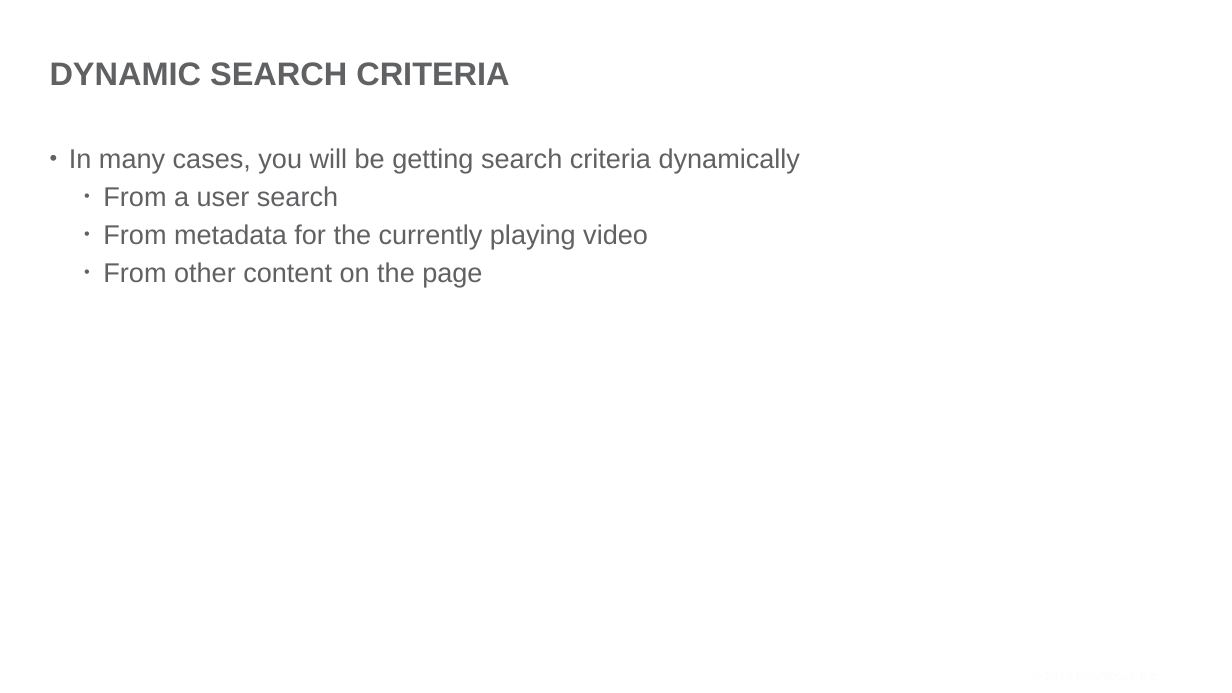
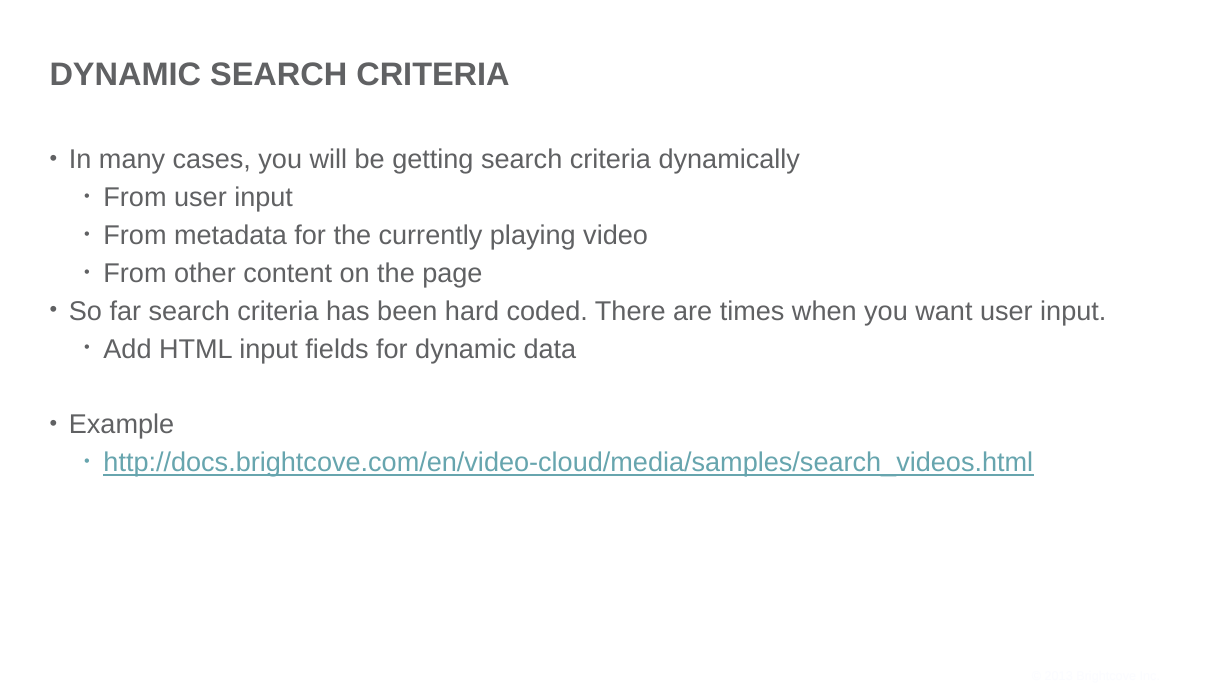
Before and after one commit to BrightcoveLearning/VideoCloudMediaAPI, a slide deck: slide 2 of VideoSessionsMaterials/getting-user-input.pptx. Drawn at 1232x693 pixels with LibreOffice and Linux fonts; fonts in the diff are those of the drawing; background and template pictures are left out. Boxes give left, top, right and bottom in pixels: in the first picture for what was removed or moved away, otherwise in the second. Text is boxed around its words. In the diff, an @@ line names an element or a change of style, - is before the commit and + after.

Commit message:
updates

```diff
--- a/VideoSessionsMaterials/getting-user-input.pptx
+++ b/VideoSessionsMaterials/getting-user-input.pptx
@@ text at <box>103,186,293,211</box>: text changed @@
-  • From a user search
+  • From user input
@@ text at <box>69,300,1106,476</box>: paragraphs added @@
+• So far search criteria has been hard coded. There are times when you want user input.
+  • Add HTML input fields for dynamic data
+• Example
+  • http://docs.brightcove.com/en/video-cloud/media/samples/search_videos.html
```
Also in this commit, not shown: 1 slide added, 6 slides removed.
